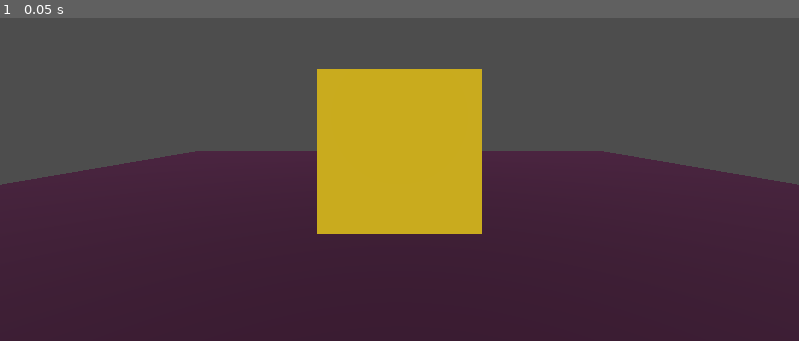
Above: before the commit, frame 1.
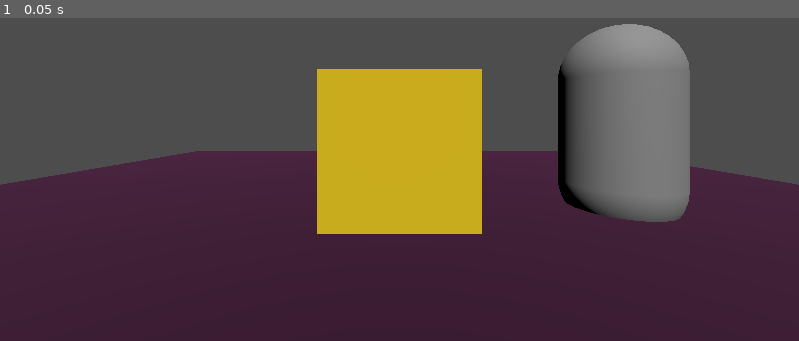
Above: after the commit, the same moment.

Repository: niksonleonard/the-delightful-letters-mess-game
Game: Godot game, scene res://main_scene.tscn
The game is run twice, just before and just after one commit, with the same random seed, the same clock (stepped at 60 frames per second) and the same inputs.
Inputs:
- Up to frame 1 (0.05 s): no input

The runs differ from the first frame. In frame 1, 8.0% of the frame differs, in the area x 69-87%, y 1-64%.

Commit message:
add our second player

Diff:
--- a/main_scene.tscn
+++ b/main_scene.tscn
@@ -12,6 +12,8 @@
 [sub_resource type="BoxMesh" id="BoxMesh_uq56s"]
 material = SubResource("StandardMaterial3D_vs0ir")
 size = Vector3(10, 0.2, 10)
+
+[sub_resource type="CapsuleMesh" id="CapsuleMesh_6rn0w"]
 
 [node name="MainScene" type="Node3D"]
 
@@ -27,3 +29,7 @@
 
 [node name="MeshInstance3D" type="MeshInstance3D" parent="."]
 mesh = SubResource("BoxMesh_uq56s")
+
+[node name="MeshInstance3D2" type="MeshInstance3D" parent="."]
+transform = Transform3D(1, 0, 0, 0, 1, 0, 0, 0, 1, 2.09187, 0.820663, -0.544885)
+mesh = SubResource("CapsuleMesh_6rn0w")
Not shown: 1 places in main_scene.tscn that only renumber resources
